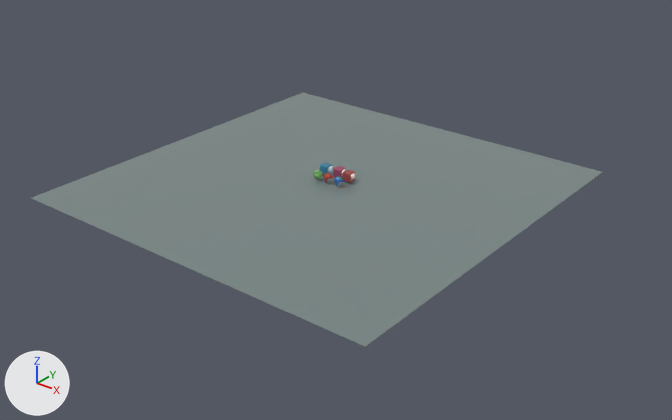
The Blender file docs/client/models/monkey.blend: old version first, new version second.
Before and after are seen from a 50 mm camera at (113.1, -138.6, 79.1) aimed at (-0.7, 3.7, -9.2). Every picture has the same lights, and +X, +Y and +Z are marked at lower left.

The older version as bpy lines, for what is in view:
```python
mat_material_004 = principled_material('Material.004')
mat_material_004.base_color = (0.187, 0.24, 0.233)  # grey #788685
mat_material_004.roughness = 0.116
me_cube_003 = bpy.data.meshes.new('Cube.003')
me_cube_003.from_pydata(...)  # 384 vertices, 386 faces; spans x -1.0..1.0, y -1.0..1.0, z -1.0..1.0
me_cube_003.polygons.foreach_set('use_smooth', [True] * 386)
me_cube_003.materials.append(mat_material_007)  # blue #327fa0
me_plane = bpy.data.meshes.new('Plane')
me_plane.from_pydata([(-1.0, -1.0, 0.0), (1.0, -1.0, 0.0), (-1.0, 1.0, 0.0), (1.0, 1.0, 0.0)], [], [(0, 1, 3, 2)])
me_plane.materials.append(mat_material_004)  # grey #788685
me_sphere = bpy.data.meshes.new('Sphere')
me_sphere.from_pydata(...)  # a UV sphere (32 segments, 16 rings, poles along z) spanning x -1.0..1.0, y -1.0..1.0, z -1.0..1.0
me_sphere.polygons.foreach_set('use_smooth', [True] * 512)
me_sphere.materials.append(mat_material_003)  # green #9de78e
me_suzanne_001 = bpy.data.meshes.new('Suzanne.001')
me_suzanne_001.from_pydata(...)  # 507 vertices, 500 faces; spans x -1.37..1.37, y -0.85..0.85, z -0.98..0.98
me_suzanne_001.polygons.foreach_set('use_smooth', [True] * 500)
me_suzanne_001.materials.append(mat_material_007)  # blue #327fa0
ob_bluecube = bpy.data.objects.new('BlueCube', me_cube_003)
ob_bluecube.location = (-3.1, 3.4, 0.0)
ob_object = bpy.data.objects.new('Object', me_suzanne_001)
ob_object.location = (2.8, 0.0, 0.0)
_m = ob_object.modifiers.new('Subdivision', 'SUBSURF')
ob_plane = bpy.data.objects.new('Plane', me_plane)
ob_plane.location = (0.0, -0.7, -1.3)
ob_plane.scale = (-42.6, -42.6, -42.6)
ob_sphere = bpy.data.objects.new('Sphere', me_sphere)
ob_sphere.location = (-2.6, 0.0, 0.0)
```
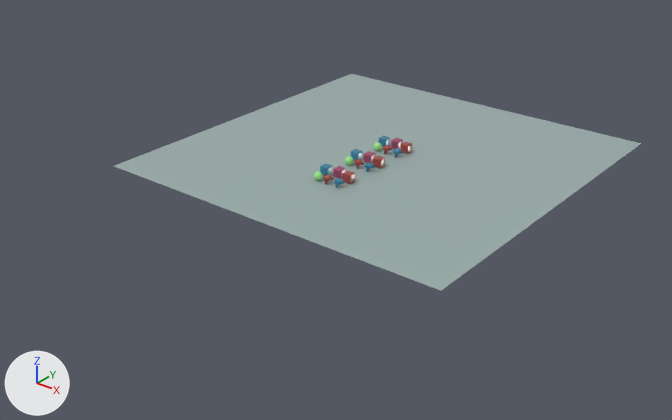
Pixel boxes [x1, y1, x2, y2] of what changed, in the pictures (672 x 420 px):
'Plane', recoloured, moved
    before: [32, 93, 602, 346]
    after: [114, 74, 641, 291]
'Redcube.001', added
    after: [373, 156, 385, 168]
'Redcube.002', added
    after: [401, 142, 412, 154]
'PurpleCube.001', added
    after: [364, 151, 376, 163]
'PurpleCube.002', added
    after: [391, 138, 403, 149]
'BlueCube.001', added
    after: [351, 149, 363, 160]
'BlueCube.002', added
    after: [379, 136, 390, 147]
'Sphere', deleted
    before: [313, 170, 323, 179]
'GreenSphere.001', added
    after: [345, 156, 354, 165]
'GreenSphere.002', added
    after: [373, 142, 382, 151]
'Object.001', added
    after: [364, 162, 375, 172]
'Suzanne.001', added
    after: [354, 159, 365, 169]
'Object.002', added
    after: [393, 148, 403, 157]
'Suzanne.002', added
    after: [383, 145, 393, 154]

Edits to the bpy script that builds the scene:
```text
Change mat_material_004:
    mat_material_004.base_color: (0.187, 0.24, 0.233) -> (0.327, 0.42, 0.408)  # grey #788685 -> grey #9badab
Add me_cube_011:
    me_cube_011.from_pydata(...)  # 384 vertices, 386 faces; spans x -1.0..1.0, y -1.0..1.0, z -1.0..1.0
    me_cube_011.polygons.foreach_set('use_smooth', [True] * 386)
    me_cube_011.materials.append(mat_material_005)  # red #a04842
Add me_suzanne_004:
    me_suzanne_004.from_pydata(...)  # 507 vertices, 500 faces; spans x -1.37..1.37, y -0.85..0.85, z -0.98..0.98
    me_suzanne_004.polygons.foreach_set('use_smooth', [True] * 500)
    me_suzanne_004.materials.append(mat_material_005)  # red #a04842
Add me_cube_008:
    me_cube_008.from_pydata(...)  # 384 vertices, 386 faces; spans x -1.0..1.0, y -1.0..1.0, z -1.0..1.0
    me_cube_008.polygons.foreach_set('use_smooth', [True] * 386)
    me_cube_008.materials.append(mat_material_005)  # red #a04842
Add me_suzanne_002:
    me_suzanne_002.from_pydata(...)  # 507 vertices, 500 faces; spans x -1.37..1.37, y -0.85..0.85, z -0.98..0.98
    me_suzanne_002.polygons.foreach_set('use_smooth', [True] * 500)
    me_suzanne_002.materials.append(mat_material_005)  # red #a04842
Remove ob_sphere:
    ob_sphere = bpy.data.objects.new('Sphere', me_sphere)
    ob_sphere.location = (-2.6, 0.0, 0.0)
Change ob_plane:
    ob_plane.location: (0.0, -0.7, -1.3) -> (0.0, 20.4, -1.3)
Add ob_bluecube_002:
    ob_bluecube_002 = bpy.data.objects.new('BlueCube.002', me_cube_003.copy())  # the mesh of ob_bluecube
    ob_bluecube_002.location = (-3.1, 24.5, -0.3)
Add ob_redcube_002:
    ob_redcube_002 = bpy.data.objects.new('Redcube.002', me_cube_011)
    ob_redcube_002.location = (3.0, 24.5, -0.2)
Add ob_object_002:
    ob_object_002 = bpy.data.objects.new('Object.002', me_suzanne_001.copy())  # the mesh of ob_object
    ob_object_002.location = (2.8, 21.1, -0.4)
    _m = ob_object_002.modifiers.new('Subdivision', 'SUBSURF')
Add ob_suzanne_002:
    ob_suzanne_002 = bpy.data.objects.new('Suzanne.002', me_suzanne_004)
    ob_suzanne_002.location = (0.0, 21.1, -0.3)
    _m = ob_suzanne_002.modifiers.new('Subdivision', 'SUBSURF')
Add ob_bluecube_001:
    ob_bluecube_001 = bpy.data.objects.new('BlueCube.001', me_cube_003.copy())  # the mesh of ob_bluecube
    ob_bluecube_001.location = (-3.1, 14.1, -0.3)
Add ob_redcube_001:
    ob_redcube_001 = bpy.data.objects.new('Redcube.001', me_cube_008)
    ob_redcube_001.location = (3.0, 14.1, -0.2)
Add ob_object_001:
    ob_object_001 = bpy.data.objects.new('Object.001', me_suzanne_001.copy())  # the mesh of ob_object
    ob_object_001.location = (2.8, 10.7, -0.4)
    _m = ob_object_001.modifiers.new('Subdivision', 'SUBSURF')
Add ob_suzanne_001:
    ob_suzanne_001 = bpy.data.objects.new('Suzanne.001', me_suzanne_002)
    ob_suzanne_001.location = (0.0, 10.7, -0.3)
    _m = ob_suzanne_001.modifiers.new('Subdivision', 'SUBSURF')
Add ob_purplecube_002:
    ob_purplecube_002 = bpy.data.objects.new('PurpleCube.002', me_cube_006.copy())  # the mesh of ob_purplecube
    ob_purplecube_002.location = (-0.2, 25.4, -0.3)
Add ob_greensphere_002:
    ob_greensphere_002 = bpy.data.objects.new('GreenSphere.002', me_sphere_001.copy())  # the mesh of ob_greensphere
    ob_greensphere_002.location = (-2.6, 21.1, -0.3)
Add ob_purplecube_001:
    ob_purplecube_001 = bpy.data.objects.new('PurpleCube.001', me_cube_006.copy())  # the mesh of ob_purplecube
    ob_purplecube_001.location = (-0.2, 14.9, -0.3)
Add ob_greensphere_001:
    ob_greensphere_001 = bpy.data.objects.new('GreenSphere.001', me_sphere_001.copy())  # the mesh of ob_greensphere
    ob_greensphere_001.location = (-2.6, 10.7, -0.3)
```
